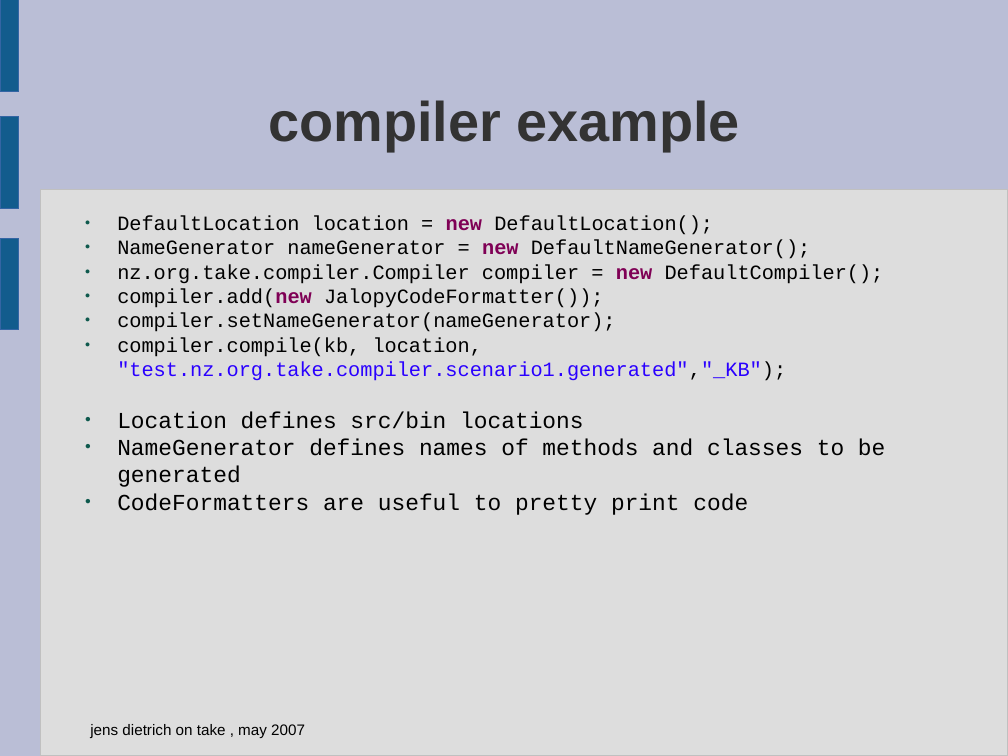
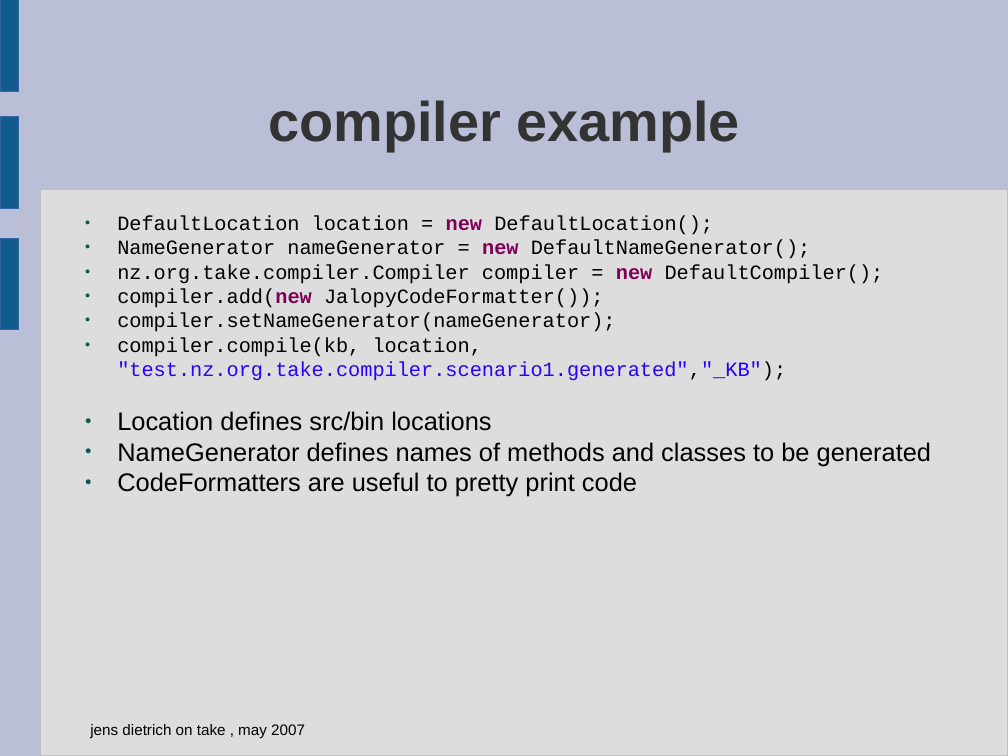
Before and after one commit to Koulio/take, a slide deck: slide 17 of take/docs/presentation-massey-may07.odp. Drawn at 1008x756 pixels with LibreOffice and Linux fonts; fonts in the diff are those of the drawing; background and template pictures are left out. Boxes give left, top, right and bottom in pixels: in the first picture for what was removed or moved away, otherwise in the second. Text is boxed around its words. In the diff, an @@ line names an element or a change of style, - is before the commit and + after.

```diff
--- a/take/docs/presentation-massey-may07.odp
+++ b/take/docs/presentation-massey-may07.odp
@@ text at (x1=117, y1=411, x2=931, y2=497): size 18 to 20 pt, font Courier New to Arial in "Location defines src/bin locations", "NameGenerator defines names of methods and classes ...", "CodeFormatters are useful to pretty print code" @@
```
Also in this commit, not shown: 3 other slides changed.
